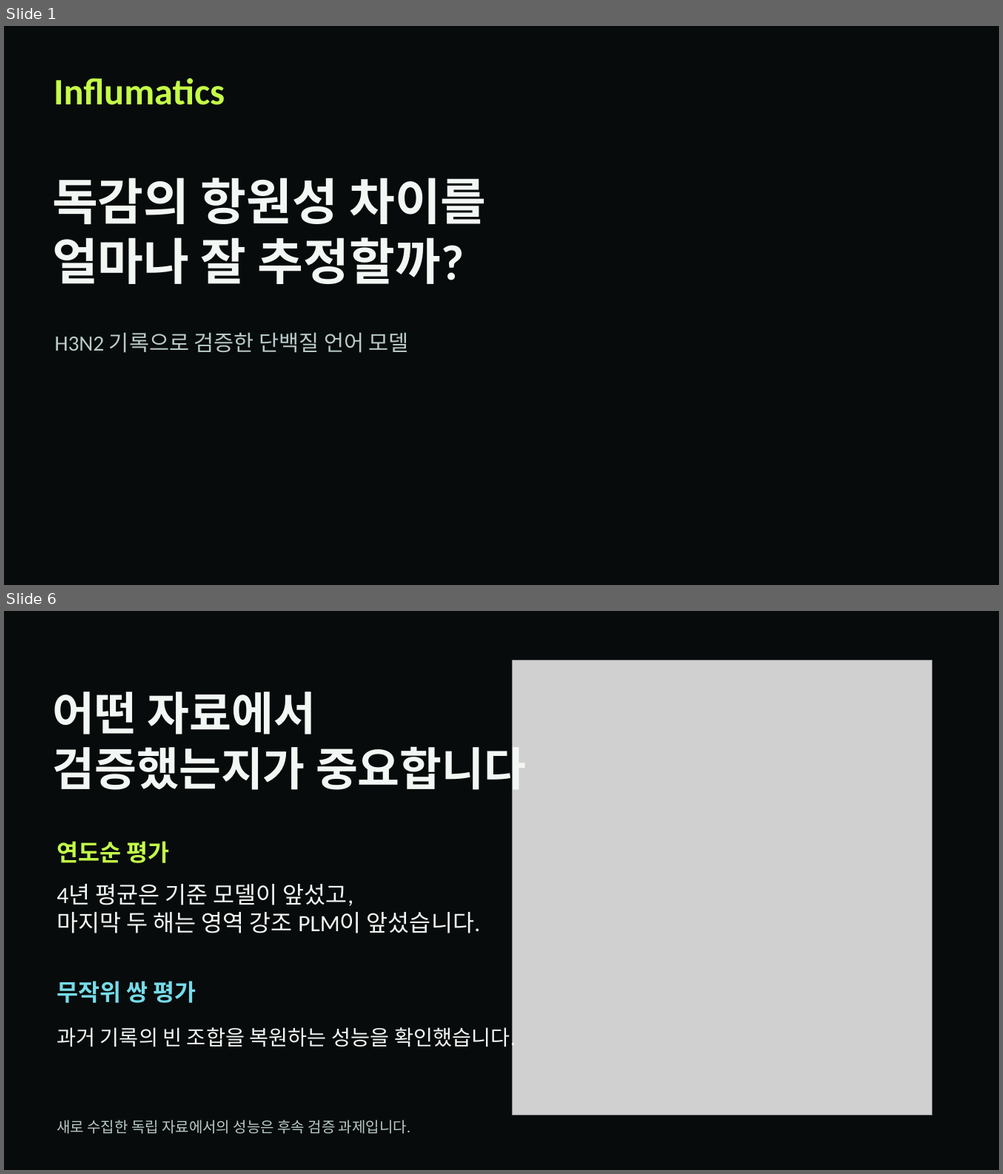
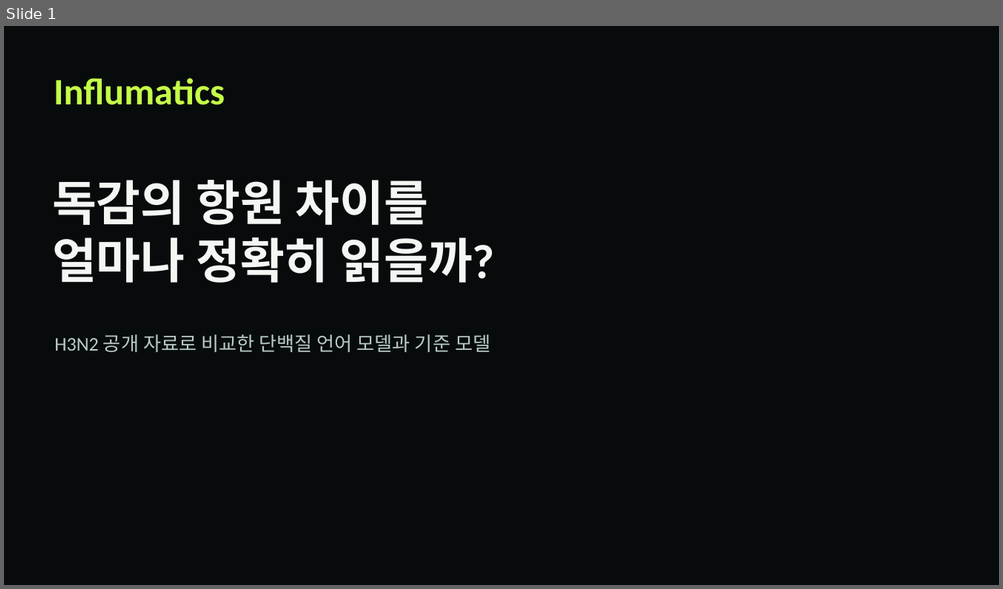
Before and after one commit to ssy2205/influmatics, a slide deck: web/frontend/public/research/results/influmatics-results.pptx. Shown one above the other, each under a label of ours: slides 1 and 6 before the commit, slide 1 after it; the slides between them are not shown. The pictures are 1003x1174 and 1003x589 pixels, drawn with LibreOffice and Linux fonts; fonts in the diff are those of the drawing; grey boxes stand for pictures; background and template pictures are left out. Boxes give left, top, right and bottom in pixels: in the first picture for what was removed or moved away, otherwise in the second. Text is boxed around its words. In the diff, an @@ line names an element or a change of style, - is before the commit and + after.

```diff
--- a/web/frontend/public/research/results/influmatics-results.pptx
+++ b/web/frontend/public/research/results/influmatics-results.pptx
@@ slide 6 removed at <box>4,611,999,1170</box>, background #080B0C @@
@@ picture removed at <box>512,661,932,1116</box> @@
@@ text removed at <box>52,692,526,797</box> @@
-어떤 자료에서
-검증했는지가 중요합니다
@@ text removed at <box>57,841,170,863</box> @@
-연도순 평가
@@ text removed at <box>57,884,480,934</box> @@
-4년 평균은 기준 모델이 앞섰고,
-마지막 두 해는 영역 강조 PLM이 앞섰습니다.
@@ text removed at <box>57,981,196,1003</box> @@
-무작위 쌍 평가
@@ text removed at <box>57,1025,515,1051</box> @@
-과거 기록의 빈 조합을 복원하는 성능을 확인했습니다.
@@ text removed at <box>57,1120,410,1134</box> @@
-새로 수집한 독립 자료에서의 성능은 후속 검증 과제입니다.
@@ slide 1 changed as well @@
@@ text at <box>52,180,495,283</box>: text changed; size 48 to 46.5 pt @@
-독감의 항원성 차이를
-얼마나 잘 추정할까?
+독감의 항원 차이를
+얼마나 정확히 읽을까?
@@ text at <box>54,335,490,352</box>: text changed; size 21 to 18.8 pt @@
-H3N2 기록으로 검증한 단백질 언어 모델
+H3N2 공개 자료로 비교한 단백질 언어 모델과 기준 모델
```
Also in this commit, not shown: 1 other slide changed, 5 slides added, 3 other slides removed, 3 other files.
